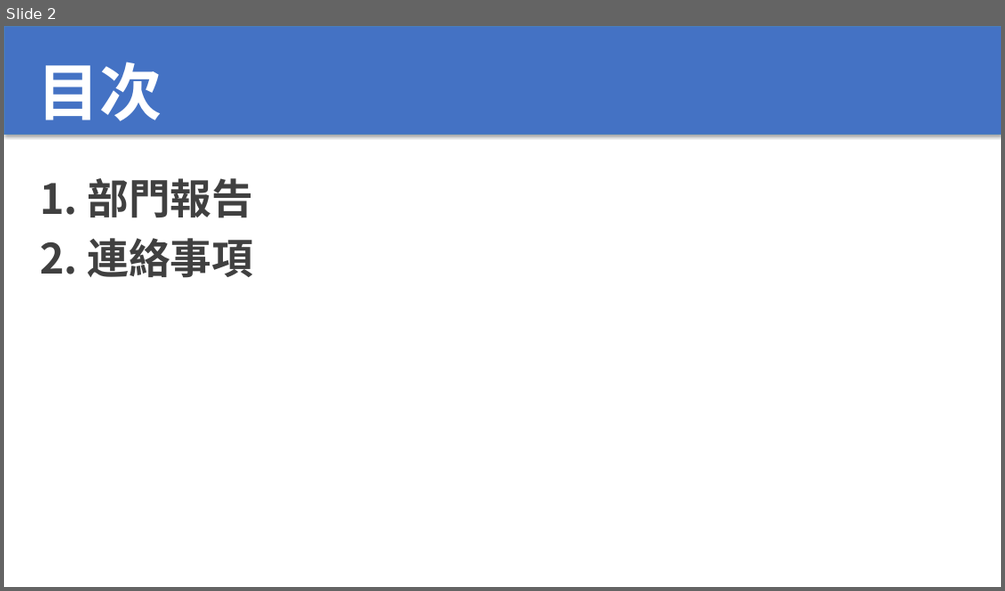
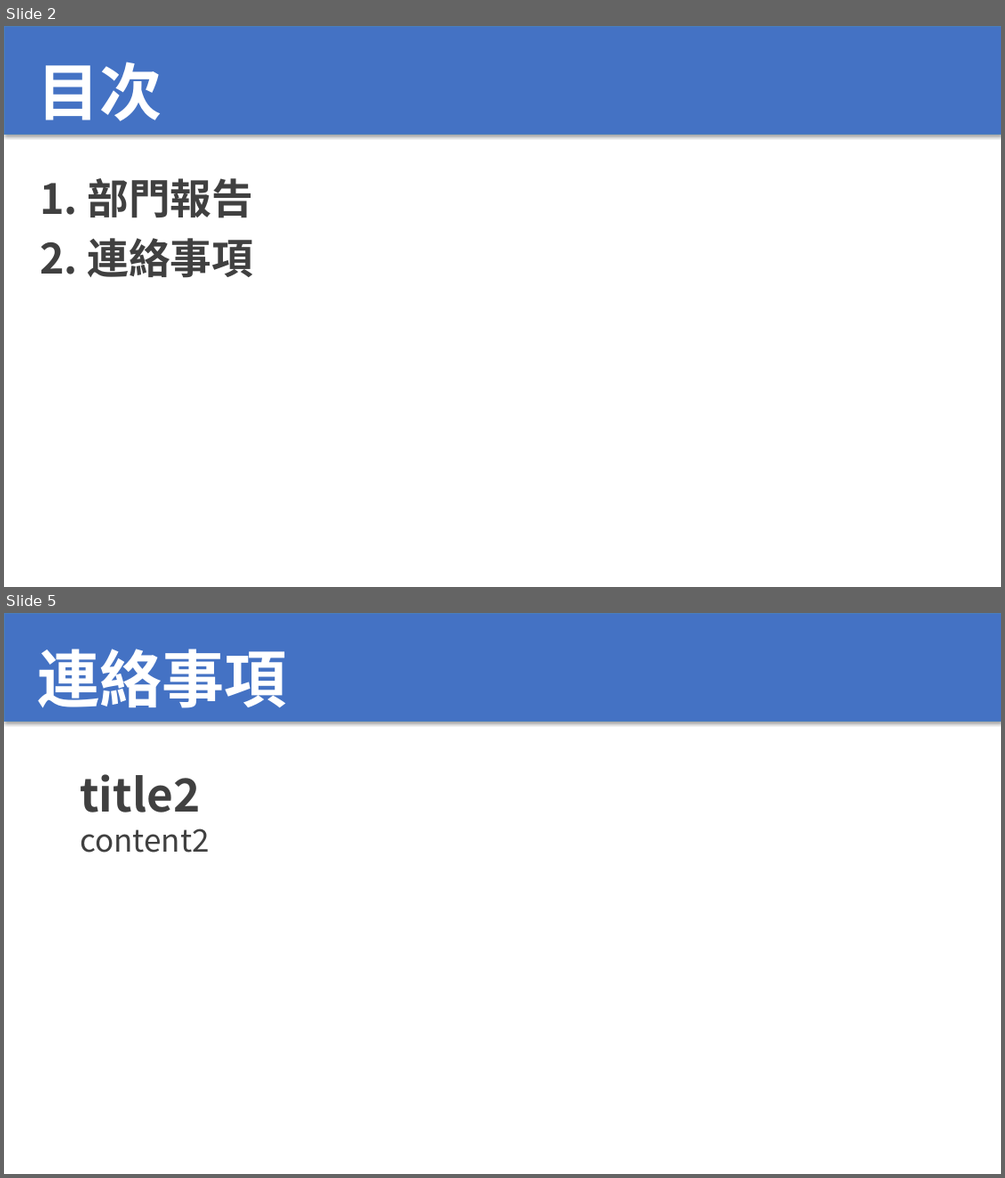
Before and after one commit to dakken205/pptx-maker, a slide deck: backend/outputs/output.pptx. Shown one above the other, each under a label of ours: slide 2 before the commit, slides 2 and 5 after it; the slides between them are not shown. The pictures are 1005x591 and 1005x1178 pixels, drawn with LibreOffice and Linux fonts; fonts in the diff are those of the drawing. Boxes give left, top, right and bottom in pixels: in the first picture for what was removed or moved away, otherwise in the second. Text is boxed around its words. In the diff, an @@ line names an element or a change of style, - is before the commit and + after.

```diff
--- a/backend/outputs/output.pptx
+++ b/backend/outputs/output.pptx
@@ slide 5 added at [4, 613, 1001, 1174], background #FFFFFF @@
@@ rectangle added at [4, 613, 1001, 722], fill #4472C4, outline #4B7EBC 0.75 pt @@
@@ text added at [38, 649, 287, 708], 60 pt, text #FFFFFF, bold @@
+連絡事項
@@ text added at [80, 774, 210, 852], 30 pt, text #404040 @@
+title2
+content2
```
Also in this commit, not shown: 1 slide changed, 1 other slide added, 8 other files.
